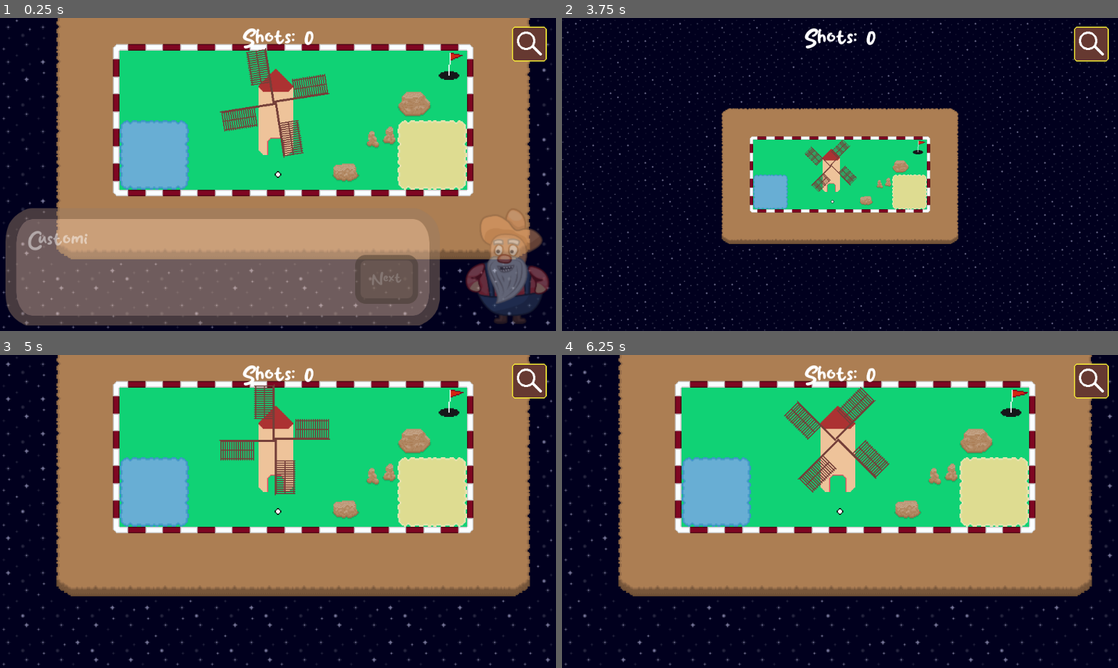
Above: before the commit, frames 1-4 (two rows, left to right).
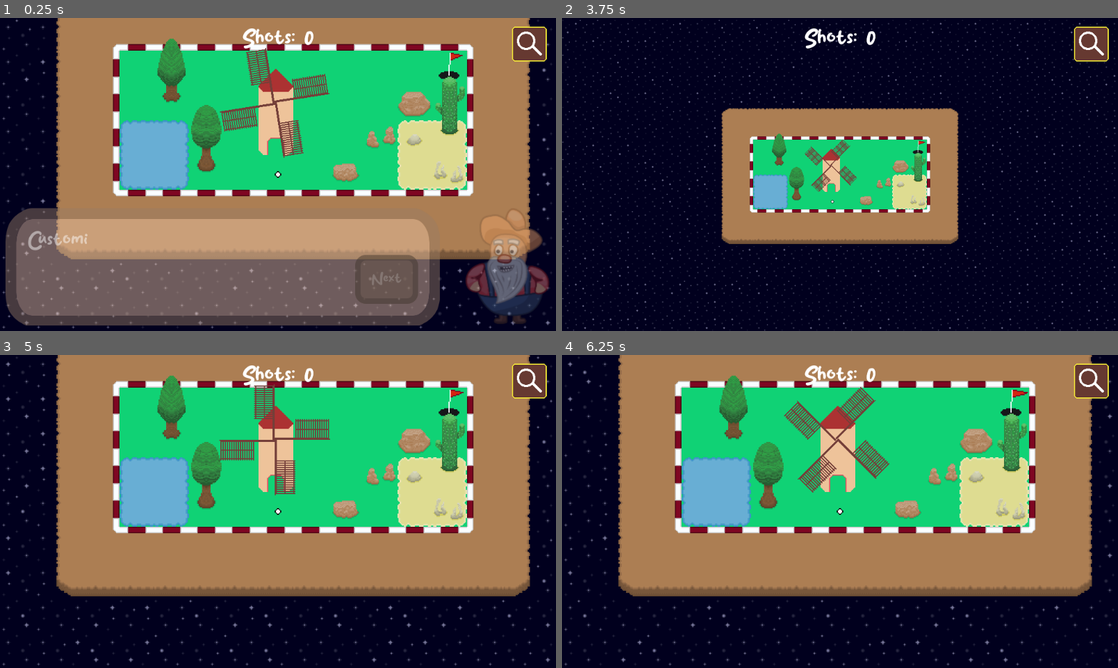
Above: after the commit, the same moments.

Repository: SleepingColossus/rustys-mini-golf
Game: Godot game, scene res://Maps/TestMap.tscn
Two runs of this game, one before a commit and one after it. Both use one fixed random seed, a clock stepped at 60 frames per second and the inputs below. The project has no main scene, so this scene is started directly.
Inputs (mouse positions are in pixels of both pictures, inside the frame that each line leads up to):
- Up to frame 1 (0.25 s): no input
- Up to frame 2 (3.75 s): click (1090, 43) at 0.5 s; click "Next" at 1.25 s; click (1090, 43) at 2 s; click (1090, 43) at 2.75 s; move the mouse to (962, 158) at 3.52 s; tap Z (toggle_zoom) at 3.6 s; click (962, 158) at 3.67 s
- Up to frame 3 (5 s): move the mouse to (166, 527) at 4.27 s; tap Z (toggle_zoom) at 4.35 s; click (166, 527) at 4.42 s
- Up to frame 4 (6.25 s): move the mouse to (895, 442) at 5.02 s; tap Z (toggle_zoom) at 5.1, 5.85 s; click (895, 442) at 5.17 s; move the mouse to (812, 574) at 5.77 s; click (812, 574) at 5.92 s

The runs differ from the first frame. In frame 1, 2.2% of the frame differs, in the area x 28-84%, y 6-53%; in frame 2, 0.6%; in frame 3, 2.2%; in frame 4, 2.2%.
Error in both runs: Invalid access to property or key 'enabled' on a base object of type 'Nil'. (res://UI/Overlay.gd:18)

Commit message:
Add Collision to new props

Diff:
--- a/Src/Maps/TestMap.tscn
+++ b/Src/Maps/TestMap.tscn
@@ -45,13 +45,13 @@
 layer_3/y_sort_origin = 0
 layer_3/z_index = 0
 layer_3/tile_data = PackedInt32Array(589843, 65536, 10, 655379, 65536, 12, 589844, 196608, 10, 655380, 196608, 12)
-layer_4/name = "Rocks"
+layer_4/name = "Props"
 layer_4/enabled = true
 layer_4/modulate = Color(1, 1, 1, 1)
 layer_4/y_sort_enabled = false
 layer_4/y_sort_origin = 0
 layer_4/z_index = 0
-layer_4/tile_data = PackedInt32Array(655377, 65536, 15, 589842, 131072, 15, 524307, 196608, 15)
+layer_4/tile_data = PackedInt32Array(655377, 65536, 15, 589842, 131072, 15, 524307, 196608, 15, 589837, 0, 16, 458764, 65536, 16, 524308, 131072, 16, 655380, 196608, 17, 589843, 196608, 16)
 
 [node name="Background" type="TileMap" parent="."]
 z_index = -1
--- a/Src/Terrain/TileSet.tres
+++ b/Src/Terrain/TileSet.tres
@@ -912,7 +912,7 @@
 2:15/0/z_index = 2
 2:15/0/physics_layer_0/linear_velocity = Vector2(0, 0)
 2:15/0/physics_layer_0/angular_velocity = 0.0
-2:15/0/physics_layer_0/polygon_0/points = PackedVector2Array(-12.5, 6, -11, 7.5, -8.5, 8, -7.5, 6.5, -6, 8, -3, 9.5, -1.5, 8, -1.5, 6.5, -2.5, 4.5, -4, 3.5, -6.5, 2, -9.5, 3.5)
+2:15/0/physics_layer_0/polygon_0/points = PackedVector2Array(-12.5, 6, -11, 7.5, -8.5, 8, -7.5, 8.5, -5.5, 9, -3, 9.5, -1.5, 8, -1.5, 6.5, -2.5, 4.5, -4, 3.5, -7.5, 3, -11, 3.5)
 2:15/0/physics_layer_0/polygon_1/points = PackedVector2Array(2.5, 2.5, 5, 4.5, 6.5, 4.5, 9, 5, 10.5, 5, 12.5, 4.5, 13.5, 3, 12.5, 1, 12, -1.5, 10.5, -1, 7, -0.5, 3.5, 1)
 2:15/0/physics_layer_1/linear_velocity = Vector2(0, 0)
 2:15/0/physics_layer_1/angular_velocity = 0.0
@@ -931,6 +931,101 @@
 3:15/0/physics_layer_2/angular_velocity = 0.0
 3:15/0/physics_layer_3/linear_velocity = Vector2(0, 0)
 3:15/0/physics_layer_3/angular_velocity = 0.0
+0:16/size_in_atlas = Vector2i(1, 2)
+0:16/0 = 0
+0:16/0/z_index = 2
+0:16/0/physics_layer_0/linear_velocity = Vector2(0, 0)
+0:16/0/physics_layer_0/angular_velocity = 0.0
+0:16/0/physics_layer_0/polygon_0/points = PackedVector2Array(-8.5, 24, -7, 26.5, -5, 29.5, -1, 30.5, 2, 30.5, 5, 30, 6.5, 28.5, 7, 25.5, 6.5, 22.5, 4.5, 20, 1.5, 20, -3, 20, -7.5, 23)
+0:16/0/physics_layer_1/linear_velocity = Vector2(0, 0)
+0:16/0/physics_layer_1/angular_velocity = 0.0
+0:16/0/physics_layer_2/linear_velocity = Vector2(0, 0)
+0:16/0/physics_layer_2/angular_velocity = 0.0
+0:16/0/physics_layer_3/linear_velocity = Vector2(0, 0)
+0:16/0/physics_layer_3/angular_velocity = 0.0
+1:16/size_in_atlas = Vector2i(1, 2)
+1:16/0 = 0
+1:16/0/z_index = 2
+1:16/0/physics_layer_0/linear_velocity = Vector2(0, 0)
+1:16/0/physics_layer_0/angular_velocity = 0.0
+1:16/0/physics_layer_0/polygon_0/points = PackedVector2Array(-8, 25.5, -7, 28, -4.5, 30, -1.5, 29.5, 1.5, 29.5, 3, 31, 5, 29.5, 7, 27.5, 7.5, 25, 6.5, 22.5, 4, 23, -0.5, 23, -4, 23.5, -6.5, 23.5)
+1:16/0/physics_layer_1/linear_velocity = Vector2(0, 0)
+1:16/0/physics_layer_1/angular_velocity = 0.0
+1:16/0/physics_layer_2/linear_velocity = Vector2(0, 0)
+1:16/0/physics_layer_2/angular_velocity = 0.0
+1:16/0/physics_layer_3/linear_velocity = Vector2(0, 0)
+1:16/0/physics_layer_3/angular_velocity = 0.0
+2:16/size_in_atlas = Vector2i(1, 2)
+2:16/0 = 0
+2:16/0/z_index = 2
+2:16/0/physics_layer_0/linear_velocity = Vector2(0, 0)
+2:16/0/physics_layer_0/angular_velocity = 0.0
+2:16/0/physics_layer_0/polygon_0/points = PackedVector2Array(-8, 25, -4, 28, 3.5, 28.5, 7.5, 26, 5.5, 24, -6, 24)
+2:16/0/physics_layer_1/linear_velocity = Vector2(0, 0)
+2:16/0/physics_layer_1/angular_velocity = 0.0
+2:16/0/physics_layer_2/linear_velocity = Vector2(0, 0)
+2:16/0/physics_layer_2/angular_velocity = 0.0
+2:16/0/physics_layer_3/linear_velocity = Vector2(0, 0)
+2:16/0/physics_layer_3/angular_velocity = 0.0
+3:16/0 = 0
+3:16/0/z_index = 2
+3:16/0/physics_layer_0/linear_velocity = Vector2(0, 0)
+3:16/0/physics_layer_0/angular_velocity = 0.0
+3:16/0/physics_layer_0/polygon_0/points = PackedVector2Array(-7, 3, -4.5, 6, -2, 6.5, 1, 6, 3.5, 6, 5, 3.5, 3.5, 0.5, -1, 0.5, -5, 1)
+3:16/0/physics_layer_1/linear_velocity = Vector2(0, 0)
+3:16/0/physics_layer_1/angular_velocity = 0.0
+3:16/0/physics_layer_2/linear_velocity = Vector2(0, 0)
+3:16/0/physics_layer_2/angular_velocity = 0.0
+3:16/0/physics_layer_3/linear_velocity = Vector2(0, 0)
+3:16/0/physics_layer_3/angular_velocity = 0.0
+3:17/0 = 0
+3:17/0/z_index = 2
+3:17/0/physics_layer_0/linear_velocity = Vector2(0, 0)
+3:17/0/physics_layer_0/angular_velocity = 0.0
+3:17/0/physics_layer_0/polygon_0/points = PackedVector2Array(-14.5, 3.5, -11, 5.5, -8, 3.5, -5.5, 5, -3, 3, -5, 1, -7.5, 1.5, -11.5, 1.5)
+3:17/0/physics_layer_0/polygon_1/points = PackedVector2Array(1, 6.5, 2.5, 8.5, 7, 8.5, 10, 7.5, 12, 6, 11, 3, 8.5, 4, 6.5, 6, 4.5, 4)
+3:17/0/physics_layer_1/linear_velocity = Vector2(0, 0)
+3:17/0/physics_layer_1/angular_velocity = 0.0
+3:17/0/physics_layer_2/linear_velocity = Vector2(0, 0)
+3:17/0/physics_layer_2/angular_velocity = 0.0
+3:17/0/physics_layer_3/linear_velocity = Vector2(0, 0)
+3:17/0/physics_layer_3/angular_velocity = 0.0
+4:16/0 = 0
+4:16/0/physics_layer_0/linear_velocity = Vector2(0, 0)
+4:16/0/physics_layer_0/angular_velocity = 0.0
+4:16/0/physics_layer_1/linear_velocity = Vector2(0, 0)
+4:16/0/physics_layer_1/angular_velocity = 0.0
+4:16/0/physics_layer_2/linear_velocity = Vector2(0, 0)
+4:16/0/physics_layer_2/angular_velocity = 0.0
+4:16/0/physics_layer_3/linear_velocity = Vector2(0, 0)
+4:16/0/physics_layer_3/angular_velocity = 0.0
+5:16/0 = 0
+5:16/0/physics_layer_0/linear_velocity = Vector2(0, 0)
+5:16/0/physics_layer_0/angular_velocity = 0.0
+5:16/0/physics_layer_1/linear_velocity = Vector2(0, 0)
+5:16/0/physics_layer_1/angular_velocity = 0.0
+5:16/0/physics_layer_2/linear_velocity = Vector2(0, 0)
+5:16/0/physics_layer_2/angular_velocity = 0.0
+5:16/0/physics_layer_3/linear_velocity = Vector2(0, 0)
+5:16/0/physics_layer_3/angular_velocity = 0.0
+5:17/0 = 0
+5:17/0/physics_layer_0/linear_velocity = Vector2(0, 0)
+5:17/0/physics_layer_0/angular_velocity = 0.0
+5:17/0/physics_layer_1/linear_velocity = Vector2(0, 0)
+5:17/0/physics_layer_1/angular_velocity = 0.0
+5:17/0/physics_layer_2/linear_velocity = Vector2(0, 0)
+5:17/0/physics_layer_2/angular_velocity = 0.0
+5:17/0/physics_layer_3/linear_velocity = Vector2(0, 0)
+5:17/0/physics_layer_3/angular_velocity = 0.0
+4:17/0 = 0
+4:17/0/physics_layer_0/linear_velocity = Vector2(0, 0)
+4:17/0/physics_layer_0/angular_velocity = 0.0
+4:17/0/physics_layer_1/linear_velocity = Vector2(0, 0)
+4:17/0/physics_layer_1/angular_velocity = 0.0
+4:17/0/physics_layer_2/linear_velocity = Vector2(0, 0)
+4:17/0/physics_layer_2/angular_velocity = 0.0
+4:17/0/physics_layer_3/linear_velocity = Vector2(0, 0)
+4:17/0/physics_layer_3/angular_velocity = 0.0
 
 [resource]
 tile_size = Vector2i(32, 32)
Binary file changed: Src/Terrain/Tileset.png
